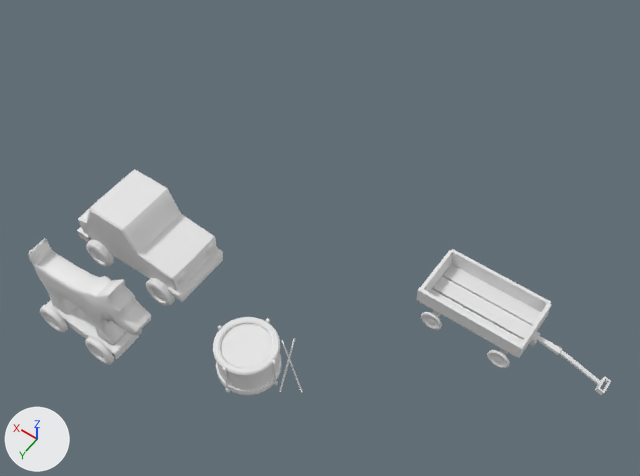
One commit to the FBX model Team1_GraduationGame/Assets/3D/Models/Props/Toys.fbx: the scene before it, then after it.
Before and after are seen from a camera (50 mm lens) standing at (-2.55, 0.02, 17.33) and looking at (4.57, -9.95, 1.66). The lights are fixed; the arrows at lower left show +X, +Y and +Z. Where no turn or scale is listed for an object, it has been applied to the vertices.

Names of what the first picture shows: 'Toy_Car01', 'Toy_Dog01', 'Toy_Drum01', 'Trolley'.
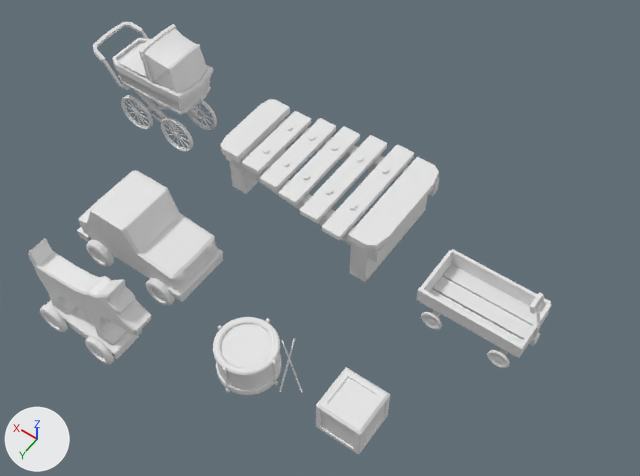
Commit message: Added xylophone

Where the newer file only moved an object's origin or applied its transform, the numbers keep the older frame.

Changed parts and their boxes [x1, y1, x2, y2] in the pictures (640 x 476 px; the box of a moved part takes in the faces that stretch with it):
'Cube.011', added: after [220, 99, 440, 282]
'Trolley', reshaped (30% narrower, 18% shorter): before [416, 249, 611, 395]; after [416, 249, 552, 368]
'Stroller', added: after [93, 22, 217, 152]
'Cube2', added: after [316, 367, 390, 454]
part 1 of me_cube_022, moved or reshaped: before [535, 335, 601, 385]; after [534, 309, 541, 337]
part 2 of me_cube_022, moved or reshaped: before [595, 377, 611, 395]; after [530, 293, 544, 314]

What the commit changed:
Material 'StrollerMat' (mat_strollermat) is new.
Its base color is (0.8, 0.8, 0.8) (white #e7e7e7).
Its roughness is 0.553.
Material 'lambert7' (mat_lambert7) is new.
Its base color is (0.8, 0.8, 0.8) (white #e7e7e7).
Its roughness is 0.553.
Material 'Xylophone' (mat_xylophone) is new.
Its base color is (0.8, 0.8, 0.8) (white #e7e7e7).
Its roughness is 0.553.
me_cube_022 has 868 vertices, 834 faces and spans x -3.11..1.33, y -0.79..0.79, z -0.02..1.06.
me_cube_022 is used by ob_trolley; location (0.9, -11.13, 0.0).
me_cube_022 part 1: the loose piece of 24 vertices spanning x -2.93..-1.3, y -0.08..0.08, z 0.2..0.65 is multiplied about its middle by the matrix ((0.044, 0.0, -0.642), (0.0, -0.644, 0.0), (-0.642, 0.0, -0.044)), then moved by (0.9, 0.0, 0.72).
me_cube_022 part 2: the loose piece of 32 vertices spanning x -3.11..-2.91, y -0.18..0.18, z 0.13..0.3 is multiplied about its middle by the matrix ((-0.225, 0.0, -0.784), (0.0, -1.189, 0.0), (-1.147, 0.0, -0.016)), then moved by (1.91, 0.0, 1.54).
Mesh me_cube_072 is new.
It has 2219 vertices, 1987 faces and spans x -1.36..1.78, y -0.76..0.76, z 0.0..3.19.
It uses material mat_strollermat (white #e7e7e7).
Mesh me_untitled is new.
It has 178 vertices, 178 faces and spans x -0.556..0.556, y -0.556..0.556, z -0.556..0.485.
It uses material mat_lambert7 (white #e7e7e7).
Mesh me_cube_064 is new.
It has 304 vertices, 282 faces and spans x -0.53..4.39, y -1.59..1.59, z -0.88..0.7.
It uses material mat_xylophone (white #e7e7e7).
Object 'Stroller' (ob_stroller) is new; it shows me_cube_072.
Its location is (10.92, -11.78, 0.0).
Object 'Cube2' (ob_cube2) is new; it shows me_untitled.
Its location is (1.89, -7.36, 0.54).
Object 'Cube.011' (ob_cube_011) is new; it shows me_cube_064.
Its location is (3.82, -11.78, 1.08).
